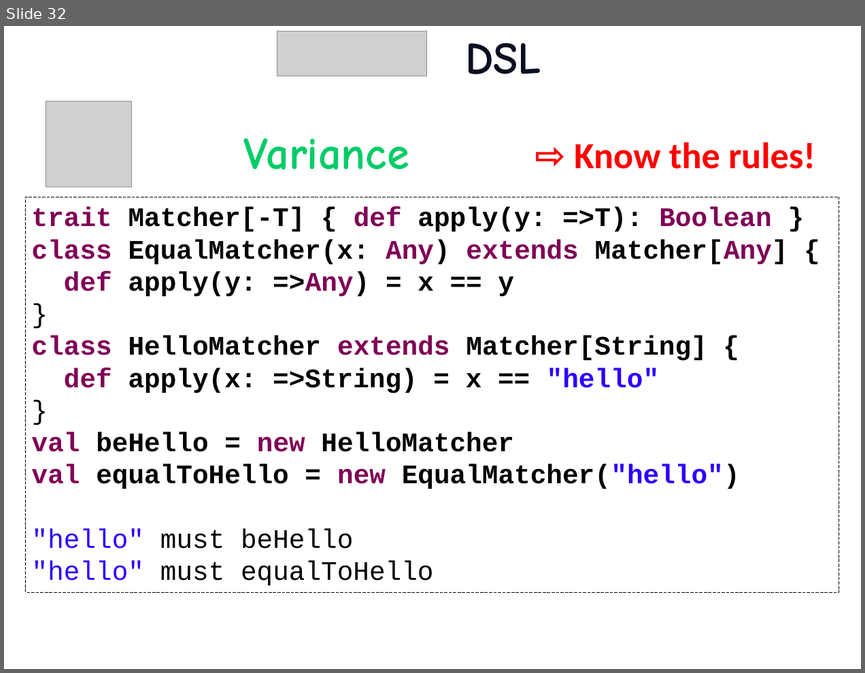
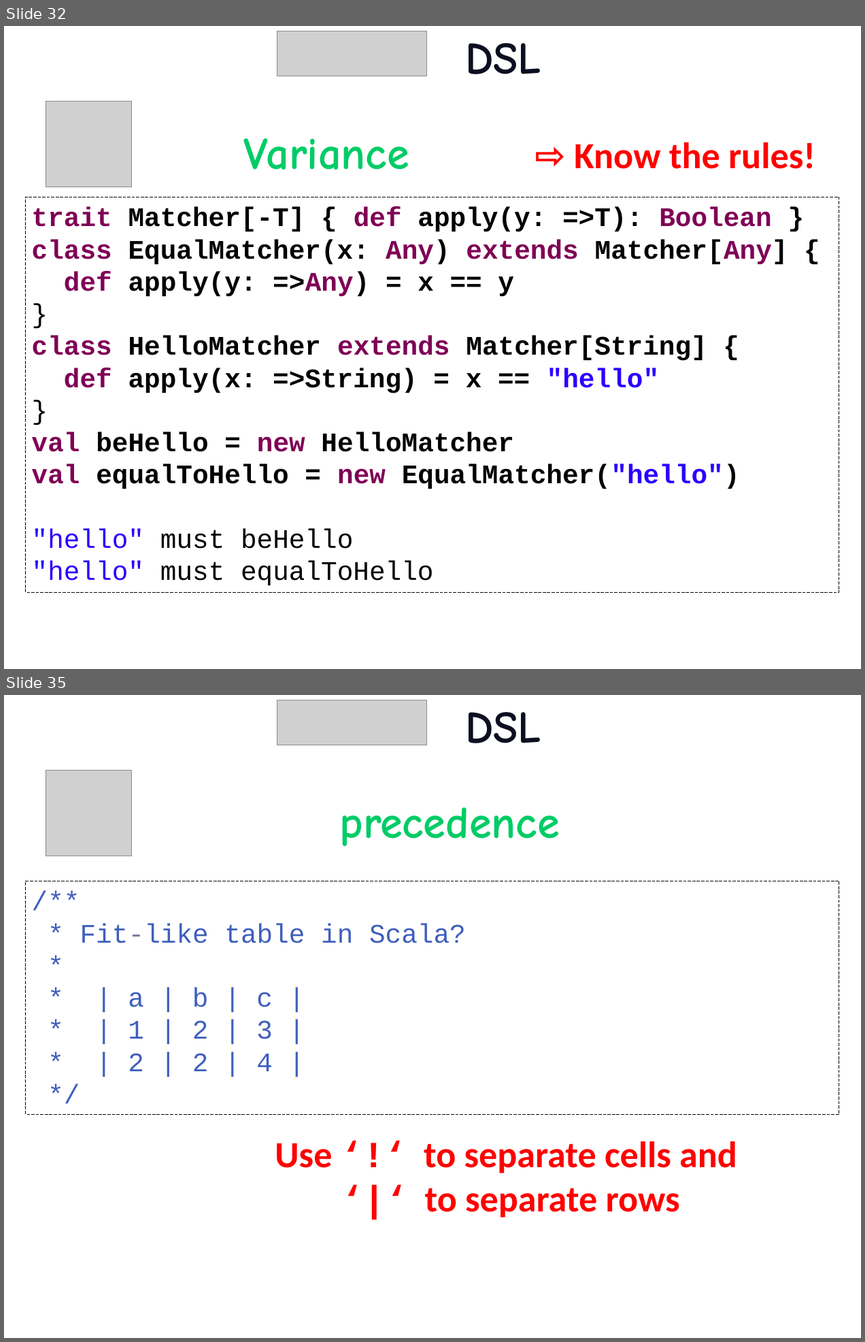
Before and after one commit to etorreborre/oscon-2010, a slide deck: src/main/resources/oscon_2010_specs.pptx. Shown one above the other, each under a label of ours: slide 32 before the commit, slides 32 and 35 after it; the slides between them are not shown. The pictures are 865x673 and 865x1342 pixels, drawn with LibreOffice and Linux fonts; fonts in the diff are those of the drawing; grey boxes stand for pictures; background and template pictures are left out. Boxes give left, top, right and bottom in pixels: in the first picture for what was removed or moved away, otherwise in the second. Text is boxed around its words. In the diff, an @@ line names an element or a change of style, - is before the commit and + after.

```diff
--- a/src/main/resources/oscon_2010_specs.pptx
+++ b/src/main/resources/oscon_2010_specs.pptx
@@ slide 35 added at <box>4,695,861,1338</box>, background picture (left out) @@
@@ picture added at <box>277,700,427,745</box> @@
@@ title added at <box>465,712,541,743</box>, 54 pt, text #0C0F20, bold @@
+DSL
@@ picture added at <box>45,770,131,856</box> @@
@@ text added at <box>340,807,560,846</box>, 54 pt, text #00CC66, bold @@
+precedence
@@ rectangle added at <box>26,881,839,1114</box>, fill #FFFFFF, outline #000000 0.75 pt dashed, 32 pt, text #3F5FBF @@
+/**
+* Fit-like table in Scala?
+*
+* | a | b | c |
+* | 1 | 2 | 3 |
+* | 2 | 2 | 4 |
+*/
@@ text added at <box>275,1141,737,1217</box>, 44 pt, text #FF0000, bold @@
+Use ‘!‘ to separate cells and
+‘|‘ to separate rows
```
Also in this commit, not shown: 1 slide changed, 2 other slides added, 2 other files.
